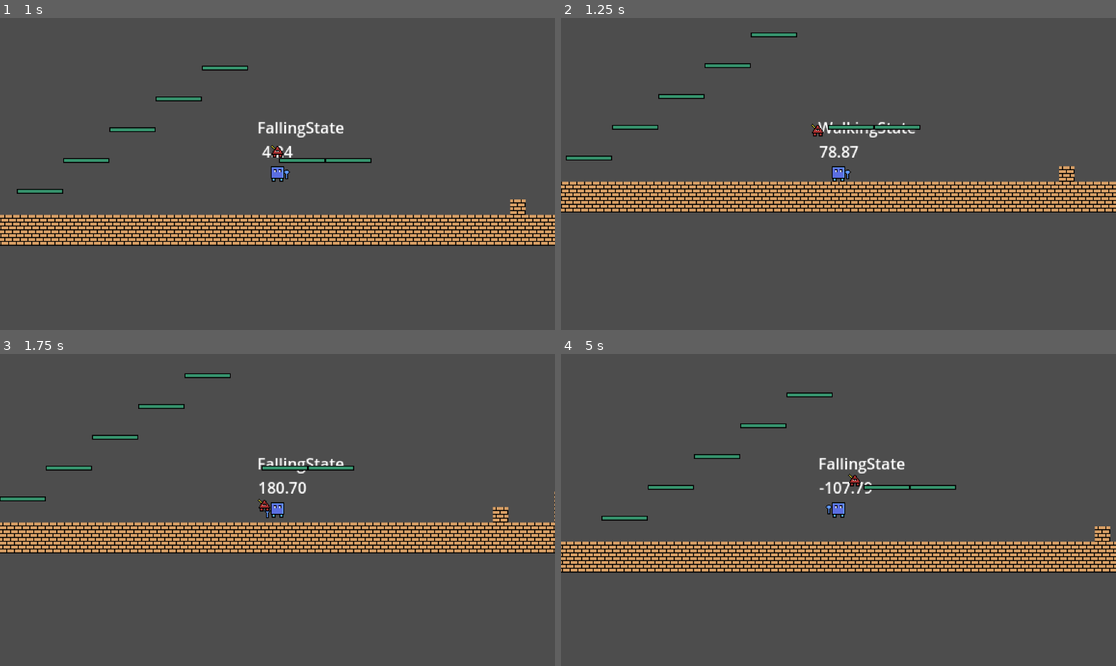
Above: before the commit, frames 1-4 (two rows, left to right).
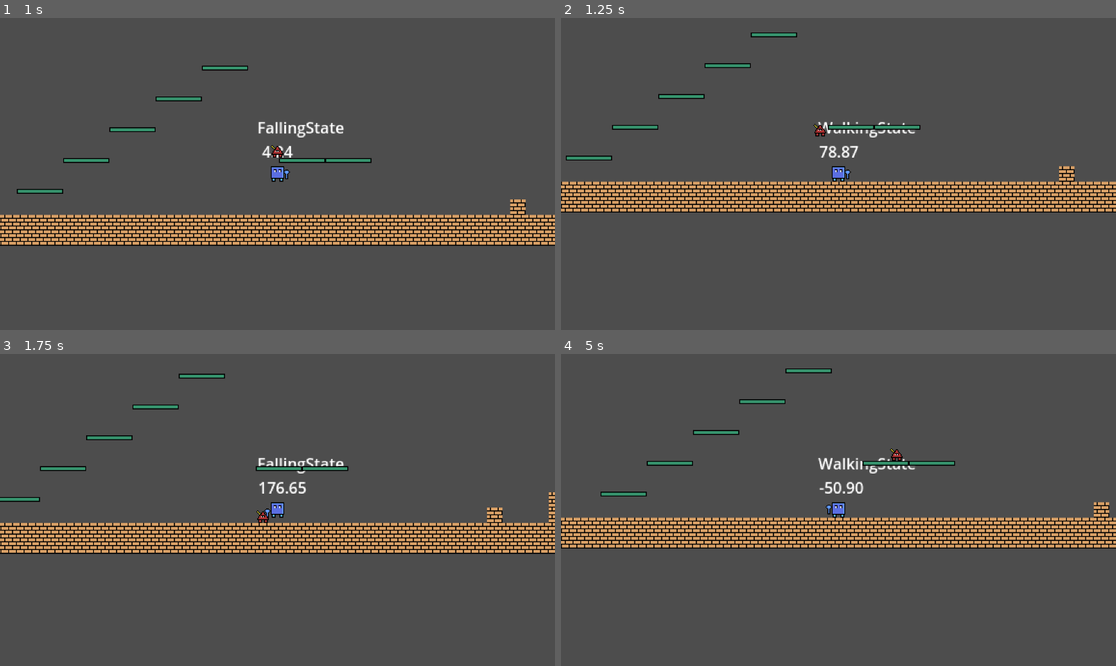
Above: after the commit, the same moments.

Repository: Maik231/Mage-Game
Game: Godot game, scene res://scenes/Levels/Level1.tscn
Two runs of this game, one before a commit and one after it. Both use one fixed random seed, a clock stepped at 60 frames per second and the inputs below.
Inputs (mouse positions are in pixels of both pictures, inside the frame that each line leads up to):
- Up to frame 1 (1 s): move the mouse to (399, 158) at 0.52 s; hold D (right) from 0.53 s (still down); hold Space (jump) from 0.53 s (still down)
- Up to frame 2 (1.25 s): keep holding D (right); keep holding Space (jump)
- Up to frame 3 (1.75 s): keep holding D (right); move the mouse to (166, 525) at 1.27 s; release Space (jump) at 1.28 s; tap E (hook) at 1.35 s; tap Space (jump) at 1.52, 1.55 s
- Up to frame 4 (5 s): tap Space (jump) at 1.82, 2.3, 2.85, 3.02, 3.32, 3.77, 3.8, 4.07, 4.52, 4.55, 4.82 s; move the mouse to (894, 441) at 2.02 s; release D (right) at 2.03 s; press the mouse at (894, 441) at 2.03 s; hold A (left) 2.03-2.78 s; move the mouse to (810, 572) at 2.77 s; release the mouse at (810, 572) at 2.78 s; hold D (right) 2.78-4.28 s; move the mouse to (1005, 556) at 3.52 s; hold E (hook) 3.53-4.28 s; move the mouse to (672, 463) at 4.27 s; hold A (left) from 4.28 s (still down); click (672, 463) at 4.35 s

Frame 1 is identical in both runs. In frame 2, less than 0.1% of the frame differs, in the area x 45-48%, y 33-39%; in frame 3, 7.4%; in frame 4, 19%, in the area x 0-100%, y 4-71%.

Commit message:
added new projectiles and bounce

Diff:
--- a/scenes/Enemys/Enemy1.tscn
+++ b/scenes/Enemys/Enemy1.tscn
@@ -37,3 +37,11 @@
 [node name="HealthManager" parent="." instance=ExtResource("4_dq8hc")]
 max_hp = 100
 invincible_time = 0.0
+
+[node name="RayCastLeft" type="RayCast2D" parent="."]
+position = Vector2(0, 7)
+target_position = Vector2(-10, 0)
+
+[node name="RayCastRight" type="RayCast2D" parent="."]
+position = Vector2(0, 7)
+target_position = Vector2(10, 0)
--- a/scenes/Levels/Level1.tscn
+++ b/scenes/Levels/Level1.tscn
@@ -32,7 +32,8 @@
 unique_name_in_owner = true
 position = Vector2(539, 615)
 
-[node name="Camera2D" type="Camera2D" parent="Player"]
+[node name="Camera" type="Camera2D" parent="Player"]
+unique_name_in_owner = true
 zoom = Vector2(2, 2)
 
 [node name="TileMaps" type="Node" parent="."]
--- /dev/null
+++ b/scenes/Spell System/Projectiles/ProjectileFromAbove.tscn
@@ -0,0 +1,27 @@
+[gd_scene load_steps=5 format=3 uid="uid://bqa78mhjlk10y"]
+
+[ext_resource type="Texture2D" uid="uid://cwf11u7q8vmsp" path="res://aseprite/Tilemap.png" id="1_43qus"]
+[ext_resource type="Script" path="res://scripts/Spell System/Projectiles/ProjectileFromAbove.gd" id="1_crnlk"]
+
+[sub_resource type="AtlasTexture" id="AtlasTexture_aiyec"]
+atlas = ExtResource("1_43qus")
+region = Rect2(16, 144, 16, 16)
+
+[sub_resource type="RectangleShape2D" id="RectangleShape2D_ubo4i"]
+size = Vector2(4, 5)
+
+[node name="ProjectileFromAbove" type="Area2D"]
+collision_layer = 0
+collision_mask = 11
+script = ExtResource("1_crnlk")
+speed = 200
+damage = 20
+
+[node name="Sprite2D" type="Sprite2D" parent="."]
+texture = SubResource("AtlasTexture_aiyec")
+
+[node name="CollisionShape2D" type="CollisionShape2D" parent="."]
+position = Vector2(0, -0.5)
+shape = SubResource("RectangleShape2D_ubo4i")
+
+[connection signal="body_entered" from="." to="." method="_on_body_entered"]
--- a/scenes/Spell System/Projectiles/StraightProjectileFireBall.tscn
+++ b/scenes/Spell System/Projectiles/StraightProjectileFireBall.tscn
@@ -1,31 +1,31 @@
-[gd_scene load_steps=5 format=3 uid="uid://dapebmkonfnqt"]
+[gd_scene load_steps=5 format=3 uid="uid://otj758v3pxsm"]
 
 [ext_resource type="Script" path="res://scripts/Spell System/Projectiles/Projectile Base.gd" id="1_vt743"]
 [ext_resource type="Texture2D" uid="uid://cwf11u7q8vmsp" path="res://aseprite/Tilemap.png" id="2_x6ygo"]
 
-[sub_resource type="CircleShape2D" id="CircleShape2D_4ibsf"]
-radius = 4.0
+[sub_resource type="RectangleShape2D" id="RectangleShape2D_cansj"]
+size = Vector2(7, 7)
 
-[sub_resource type="AtlasTexture" id="AtlasTexture_aw6xm"]
+[sub_resource type="AtlasTexture" id="AtlasTexture_5oo4p"]
 atlas = ExtResource("2_x6ygo")
 region = Rect2(0, 144, 16, 16)
 
-[node name="StraightProjectileFireBall" type="Area2D"]
+[node name="Straight Projectile" type="CharacterBody2D"]
 collision_layer = 0
 collision_mask = 11
 script = ExtResource("1_vt743")
-speed = 400.0
+speed = 200.0
 time_limit = 10.0
-damage = 10
+bounce = true
+damage = 20
 
 [node name="CollisionShape2D" type="CollisionShape2D" parent="."]
-position = Vector2(-0.430407, -0.404053)
-shape = SubResource("CircleShape2D_4ibsf")
+position = Vector2(-0.5, -0.5)
+shape = SubResource("RectangleShape2D_cansj")
 
 [node name="Sprite2D" type="Sprite2D" parent="."]
-texture = SubResource("AtlasTexture_aw6xm")
+texture = SubResource("AtlasTexture_5oo4p")
 
 [node name="Timer" type="Timer" parent="."]
 
-[connection signal="body_entered" from="." to="." method="_on_body_entered"]
 [connection signal="timeout" from="Timer" to="." method="_on_timer_timeout"]
--- a/scenes/Spell System/Projectiles/Templates/StraightProjectile.tscn
+++ b/scenes/Spell System/Projectiles/Templates/StraightProjectile.tscn
@@ -2,7 +2,9 @@
 
 [ext_resource type="Script" path="res://scripts/Spell System/Projectiles/Projectile Base.gd" id="1_qttu2"]
 
-[node name="Straight Projectile" type="Area2D"]
+[node name="Straight Projectile" type="CharacterBody2D"]
+collision_layer = 0
+collision_mask = 11
 script = ExtResource("1_qttu2")
 
 [node name="CollisionShape2D" type="CollisionShape2D" parent="."]
@@ -10,6 +12,3 @@
 [node name="Sprite2D" type="Sprite2D" parent="."]
 
 [node name="Timer" type="Timer" parent="."]
-
-[connection signal="body_entered" from="." to="." method="_on_body_entered"]
-[connection signal="timeout" from="Timer" to="." method="_on_timer_timeout"]
--- a/scripts/Enemys/Enemy1.gd
+++ b/scripts/Enemys/Enemy1.gd
@@ -1,10 +1,12 @@
 extends CharacterBody2D
 
-
+@onready var ray_cast_left = $RayCastLeft
+@onready var ray_cast_right = $RayCastRight
 @onready var player : Player = %Player
 @onready var health_manager = $HealthManager
 var direction : int
 const SPEED : int = 50
+
 func take_damage(damage : int):
 	health_manager.take_damage(damage)
 
@@ -12,14 +14,21 @@
 	if not is_on_floor():
 		velocity += get_gravity() * delta
 
-	if player.global_position.x - global_position.x < -10:
+	if player.global_position.x - global_position.x < -5:
 		direction = -1
-	elif player.global_position.x - global_position.x > 10:
+	elif player.global_position.x - global_position.x > 5:
 		direction = 1
-	elif is_on_floor() and global_position.y > player.global_position.y and player.global_position.distance_to(global_position) < 100:
+	elif is_on_floor() and jump_under_player():
 		velocity.y = -200
+
+	if is_on_floor() and (ray_cast_left.is_colliding() or ray_cast_right.is_colliding()):
+		velocity.y = -200
+
 	velocity.x = lerpf(velocity.x, direction * SPEED, minf(1, 4 * delta))
 	move_and_slide()
 
+func jump_under_player() -> bool:
+	return global_position.y > player.global_position.y and player.global_position.distance_to(global_position) < 100
+
 func die():
 	queue_free()
--- a/scripts/Spell System/Projectiles/Projectile Base.gd
+++ b/scripts/Spell System/Projectiles/Projectile Base.gd
@@ -1,14 +1,11 @@
-extends Area2D
+extends CharacterBody2D
 
 @export var speed : float
 @export var time_limit : float
-@export var bouncing : bool
 @export var inaccuracy_in_radians : float
+@export var bounce : bool
 @export var damage : int
-
 var direction : Vector2
-
-var object
 
 func _ready():
 	if time_limit:
@@ -17,15 +14,16 @@
 	direction = (get_global_mouse_position() - global_position).normalized().rotated(randf_range(-inaccuracy_in_radians, inaccuracy_in_radians))
 
 
-func _process(delta):
-	position += direction * speed * delta
-
-
-func _on_body_entered(body):
-	if body.has_method("take_damage"):
-		body.take_damage(damage)
-	queue_free()
-
+func _physics_process(delta):
+	var collision_info := move_and_collide(direction * speed * delta)
+	if collision_info:
+		if bounce and collision_info.get_collider().name == "Enviroment":
+			direction = direction.bounce(collision_info.get_normal())
+		elif collision_info.get_collider().has_method("take_damage"):
+			collision_info.get_collider().take_damage(damage)
+			queue_free()
+		else:
+			queue_free()
 
 func _on_timer_timeout():
 	queue_free()
--- /dev/null
+++ b/scripts/Spell System/Projectiles/ProjectileFromAbove.gd
@@ -0,0 +1,23 @@
+extends Area2D
+
+var direction : Vector2
+@export var speed : int
+@export var damage : int
+var mouse_start_position : float
+
+
+func _ready():
+	mouse_start_position = get_global_mouse_position().y
+	position.y = get_viewport().get_camera_2d().position.y
+	position.x = get_global_mouse_position().x + randf_range(-100, 100)
+	direction = (get_global_mouse_position() - global_position).normalized()
+
+# Called every frame. 'delta' is the elapsed time since the previous frame.
+func _process(delta):
+	position += direction * speed * delta
+
+func _on_body_entered(body):
+	if body.has_method("take_damage"):
+		body.take_damage(damage)
+	if position.y > mouse_start_position:
+		queue_free()
Binary file changed: aseprite/Tilemap.aseprite
Binary file changed: aseprite/Tilemap.png
Not shown: 2 places in scenes/player/Player.tscn that only renumber resources
